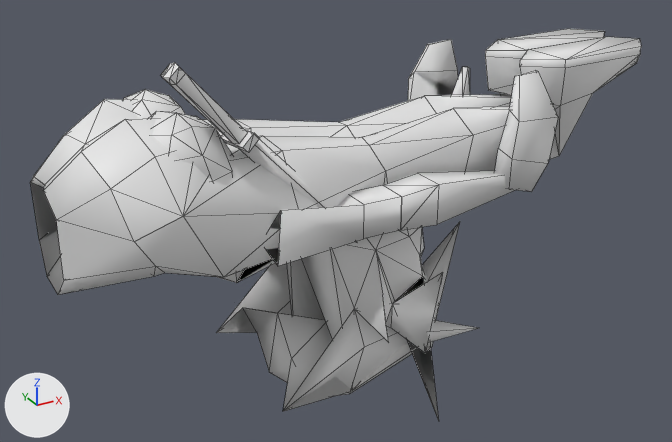
An edit to the Blender file Aria_Example/Aria_Hiro_Adult.blend, drawn before and after from the same camera.
Camera for both pictures: a camera (50 mm lens) standing at (-0.83, -4.46, 1.89) and looking at (1.68, 0.11, -0.39). The axes (+X, +Y, +Z) are drawn at lower left. The lights are the same throughout. Mesh edges are drawn as thin lines. Materials are left out; every surface is plain grey.

In view in the first picture: 'riggedmesh'.
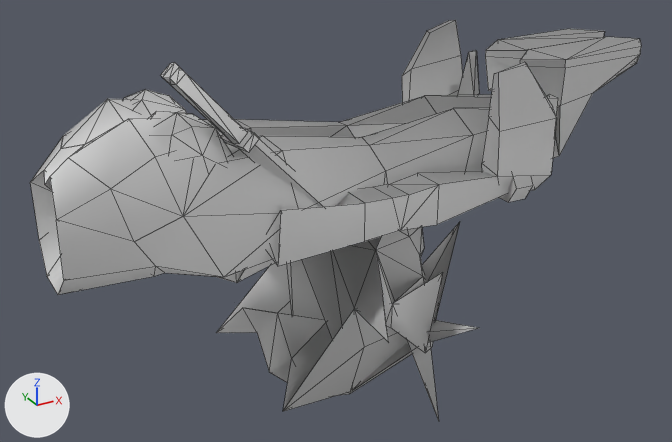
Boxes (x1, y1, x2, y2) around the edits, measured in the pictures (672 x 442 px; the box of a moved part takes in the faces that stretch with it):
'riggedmesh', reshaped, modifiers changed: before (30, 28, 641, 421); after (30, 20, 641, 421)
part 1 of me_me_06002748, rebuilt (18% wider): before (494, 70, 558, 192); after (482, 62, 558, 190)
part 2 of me_me_06002748, rebuilt: before (408, 40, 470, 101); after (402, 20, 479, 102)
part 3 of me_me_06002748, deleted: before (222, 139, 247, 152)
part 4 of me_me_06002748, moved or reshaped: before (31, 65, 438, 283); after (31, 65, 533, 283)

The edits, one by one:
me_me_06002748 is used by ob_riggedmesh; location (0.0, 0.0, 0.0).
me_me_06002748 had 562 vertices, 654 faces, 5 loose edges and spanned x -0.05..3.76, y -0.79..0.76, z -1.72..0.84.
me_me_06002748 now has 570 vertices, 677 faces, 5 loose edges and spans x -0.05..3.76, y -0.79..0.76, z -1.72..0.84.
me_me_06002748 part 1: the loose piece of 23 vertices spanning x 2.45..2.9, y -0.53..-0.28, z -0.19..0.52 is rebuilt with 23 vertices and now spans x 2.39..2.94, y -0.55..-0.26, z -0.19..0.57.
me_me_06002748 part 2: the loose piece of 23 vertices spanning x 2.45..2.9, y 0.38..0.62, z -0.17..0.54 is rebuilt with 23 vertices and now spans x 2.39..2.98, y 0.34..0.65, z -0.13..0.68.
me_me_06002748 part 3: the loose piece of 4 vertices spanning x 0.81..0.86, y -0.5..-0.26, z 0.36..0.41 is deleted.
Part 4, on me_me_06002748:
33 vertices are removed from x 0.14..1.14, y -0.45..0.41, z -0.23..0.84.
87 faces are deleted.
3 vertices in x 1.71..1.73, y -0.53..0.55, z -0.01 move by (0.05, 0.0, 0.0).
23 vertices move from x -0.05..1.73, y -0.53..0.55, z -0.21..0.48 to x -0.01..1.77, y -0.54..0.56, z -0.22..0.48.
45 vertices are added at x 0.09..2.65, y -0.54..0.59, z -0.45..0.54.
12 new vertices lie (0.13, 0.0, 0.0) away from vertices in x 2.52, y -0.54..0.59, z -0.22..-0.01.
118 new faces join them.
Object 'riggedmesh' (ob_riggedmesh) gains a NORMAL_EDIT modifier named 'Set Split Normals'.
Modifier setting: use_direction_parallel = True.
